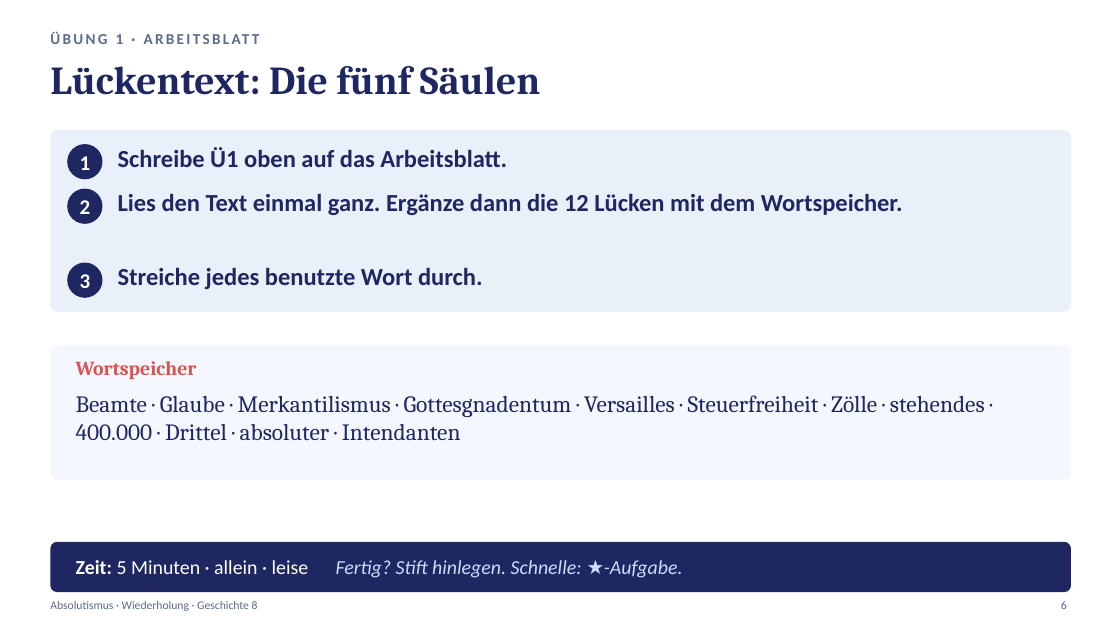
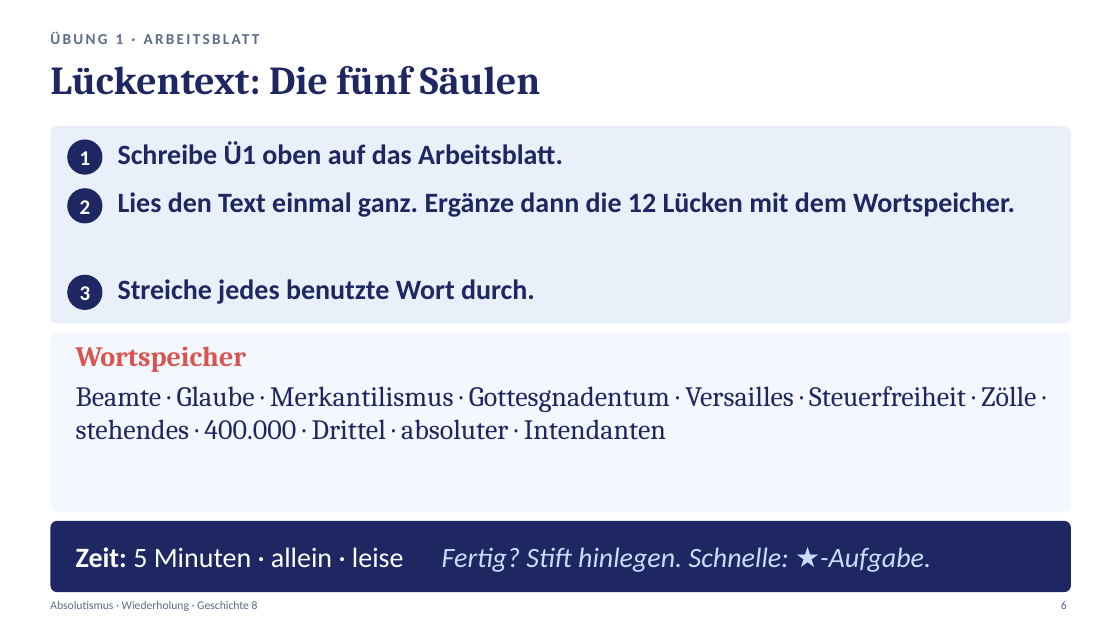
Before and after one commit to golzkonstantin-gif/Schule, a slide deck: slide 6 of Geschichte_8/Absolutismus_Wiederholung/Praesentation_Absolutismus_Wiederholung.pptx. Drawn at 1120x630 pixels with LibreOffice and Linux fonts; fonts in the diff are those of the drawing. Boxes give left, top, right and bottom in pixels: in the first picture for what was removed or moved away, otherwise in the second. Text is boxed around its words. In the diff, an @@ line names an element or a change of style, - is before the commit and + after.

```diff
--- a/Geschichte_8/Absolutismus_Wiederholung/Praesentation_Absolutismus_Wiederholung.pptx
+++ b/Geschichte_8/Absolutismus_Wiederholung/Praesentation_Absolutismus_Wiederholung.pptx
@@ rounded rectangle resized from (x1=50, y1=130, x2=1071, y2=312) to (x1=50, y1=126, x2=1071, y2=323) @@
@@ text "1" moved from (x1=80, y1=156, x2=91, y2=170) to (x1=80, y1=151, x2=91, y2=165) @@
@@ ellipse moved from (x1=67, y1=145, x2=103, y2=180) to (x1=67, y1=139, x2=103, y2=175) @@
@@ text "3" moved from (x1=80, y1=274, x2=91, y2=288) to (x1=80, y1=286, x2=91, y2=300) @@
@@ ellipse moved from (x1=67, y1=262, x2=103, y2=297) to (x1=67, y1=275, x2=103, y2=310) @@
@@ size 21 to 24 pt in 3 elements at (x1=118, y1=141, x2=563, y2=164), (x1=118, y1=192, x2=1015, y2=217), (x1=118, y1=279, x2=535, y2=304) @@
@@ text "Streiche jedes benutzte Wort durch." moved from (x1=118, y1=267, x2=483, y2=289) to (x1=118, y1=279, x2=535, y2=304) @@
@@ proportions changed in 3 elements at (x1=50, y1=126, x2=1071, y2=323), (x1=50, y1=521, x2=1071, y2=592), (x1=50, y1=332, x2=1071, y2=513) @@
@@ rounded rectangle resized from (x1=50, y1=345, x2=1071, y2=480) to (x1=50, y1=332, x2=1071, y2=513) @@
@@ text "Wortspeicher" at (x1=76, y1=346, x2=247, y2=372): size 17 to 24 pt @@
@@ text "Wortspeicher" moved from (x1=76, y1=361, x2=197, y2=379) to (x1=76, y1=346, x2=247, y2=372) @@
@@ text "Beamte · Glaube · Merkantilismus ..." moved from (x1=76, y1=395, x2=985, y2=441) to (x1=76, y1=386, x2=1036, y2=440) @@
@@ text "Beamte · Glaube · Merkantilismus ..." at (x1=76, y1=386, x2=1036, y2=440): size 20 to 24 pt @@
@@ rounded rectangle resized from (x1=50, y1=542, x2=1071, y2=592) to (x1=50, y1=521, x2=1071, y2=592) @@
@@ text "Zeit: 5 Minuten · allein ..." moved from (x1=76, y1=560, x2=683, y2=578) to (x1=76, y1=547, x2=931, y2=572) @@
@@ text "Zeit: 5 Minuten · allein ..." at (x1=76, y1=547, x2=931, y2=572): size 17 to 24 pt @@
```
Also in this commit, not shown: 16 other slides changed, 3 slides removed, 3 other files.
